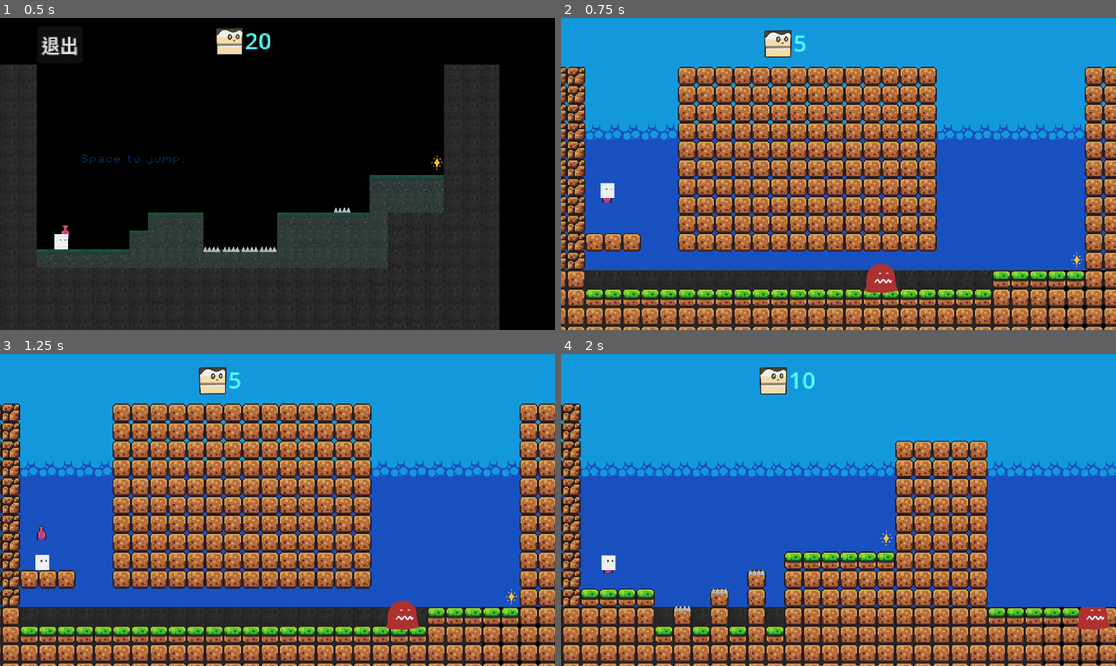
Above: before the commit, frames 1-4 (two rows, left to right).
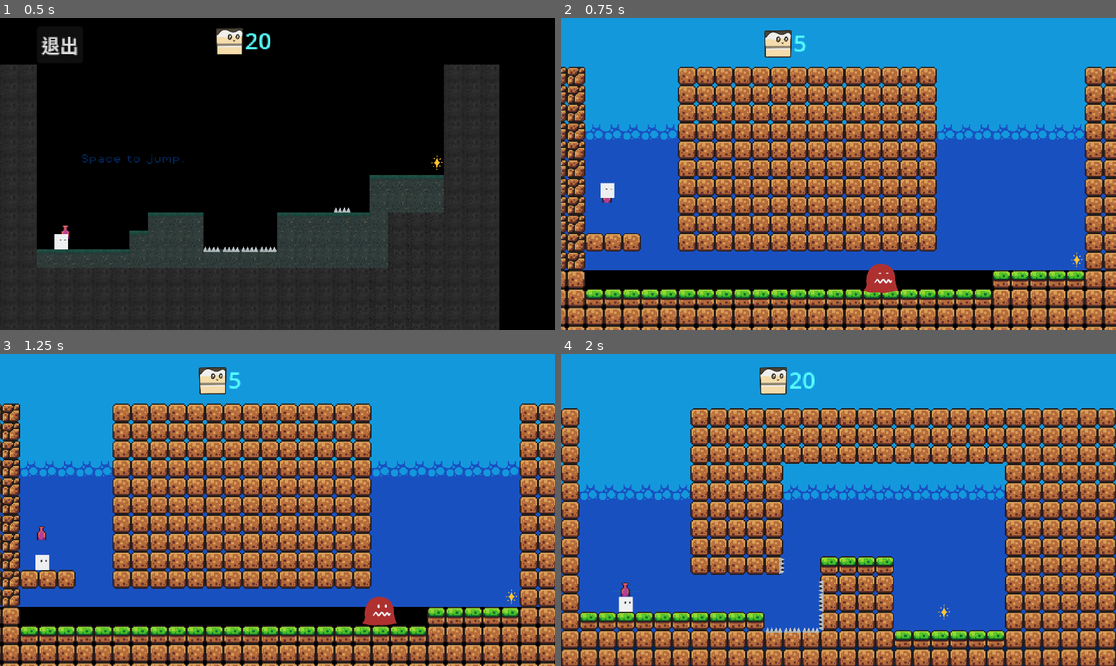
Above: after the commit, the same moments.

Repository: zilongshanren/DieForLiving
Game: Godot game, scene res://scenes/game.tscn
The game is run twice, just before and just after one commit, with the same random seed, the same clock (stepped at 60 frames per second) and the same inputs.
Inputs:
- Up to frame 1 (0.5 s): no input
- Up to frame 2 (0.75 s): hold Right (move_right) from 0.53 s (still down); tap N (next_level) at 0.6 s
- Up to frame 3 (1.25 s): keep holding Right (move_right); tap Space (jump) at 0.77 s; tap P (prev_level) at 0.8 s
- Up to frame 4 (2 s): keep holding Right (move_right); tap P (prev_level) at 1.35 s; tap Space (jump) at 1.52 s; tap N (next_level) at 1.55 s

Frame 1 is identical in both runs. In frame 2, 4.6% of the frame differs, in the area x 0-88%, y 80-100%; in frame 3, 5.2%; in frame 4, 60%, in the area x 0-100%, y 5-100%.

Commit message:
add R/N/P

Diff:
--- a/scenes/game.tscn
+++ b/scenes/game.tscn
@@ -2,8 +2,8 @@
 
 [ext_resource type="Script" path="res://scripts/game_manager.gd" id="1_l4ihi"]
 [ext_resource type="PackedScene" uid="uid://dqnaqj8yb6hwd" path="res://scenes/player.tscn" id="1_rbmkf"]
-[ext_resource type="PackedScene" uid="uid://lpbd18s1cspv" path="res://levels/level_1.tscn" id="2_f1crs"]
 [ext_resource type="FontFile" uid="uid://c53kogtyjwsss" path="res://assets/fonts/PixelOperator8-Bold.ttf" id="2_nlliu"]
+[ext_resource type="PackedScene" uid="uid://dh882arngwjvh" path="res://levels/level_2.tscn" id="3_35axh"]
 [ext_resource type="PackedScene" uid="uid://gd1kqm7c8tvb" path="res://levels/level_3.tscn" id="4_617q7"]
 [ext_resource type="PackedScene" uid="uid://dtrbka1ef726o" path="res://scenes/killzone.tscn" id="5_x8euu"]
 [ext_resource type="PackedScene" uid="uid://csxp83hs504if" path="res://levels/level_4.tscn" id="5_xksgu"]
@@ -23,7 +23,7 @@
 unique_name_in_owner = true
 script = ExtResource("1_l4ihi")
 total_time = 5
-all_levels = Array[PackedScene]([ExtResource("2_f1crs"), ExtResource("5_xksgu"), ExtResource("4_617q7"), ExtResource("5_xksgu")])
+all_levels = Array[PackedScene]([ExtResource("5_xksgu"), ExtResource("3_35axh"), ExtResource("4_617q7"), ExtResource("5_xksgu")])
 
 [node name="MenuButton" type="MenuButton" parent="GameManager"]
 offset_left = -173.0
--- a/scripts/game_manager.gd
+++ b/scripts/game_manager.gd
@@ -7,9 +7,9 @@
 
 var max_level_num = 20
 var score = 0
-var current_level = 0
+var current_level = -1
 var current_level_node;
-
+var current_level_time := 0
 
 @onready var score_label = $ScoreLabel
 @onready var game_timer  = $timer
@@ -21,6 +21,7 @@
 		if (level1):
 			total_time = level1.total_time
 	game_timer.update_ui()
+	# go_to_next_level(false)
 
 func game_end():
 	score_label.text = "Game End!"
@@ -39,16 +40,16 @@
 	return all_levels[index]
 
 func free_previous_levels():
-	var last_level = get_node("*Level*")
+	var last_level = get_node("/root/Level")
 	if (last_level):
-		last_level.queue_free()
+		last_level.free()
 
-	# for i in max_level_num:
-	# 	last_level = get_node("/root/Level" + str(i))
-	# 	if (last_level):
-	# 		last_level.queue_free()
+	for i in max_level_num:
+		last_level = get_node("/root/Level" + str(i))
+		if (last_level):
+			last_level.free()
 
-func go_to_prev_level():
+func go_to_prev_level(is_new_game):
 	game_timer.stop_timer()
 	current_level -=1
 	if (current_level <= 0):
@@ -57,33 +58,46 @@
 	free_previous_levels()
 
 	var level = get_level(current_level)
-	load_level(level)
+	load_level(level, is_new_game)
 
-func go_to_next_level():
+func go_to_next_level(is_new_game):
 	game_timer.stop_timer()
 	current_level +=1
 	if (current_level > all_levels.size()):
 		current_level = all_levels.size() - 1
+
 	free_previous_levels()
 
 	var level = get_level(current_level)
-	load_level(level)
+	load_level(level, is_new_game)
 
 func new_game():
 	limitless_dead = true
+	total_time = current_level_time
 	get_tree().call_group("bodies", "queue_free")
 	game_timer.stop_timer()
 	game_timer.update_ui()
 	player.reset()
+	var current_scene = get_tree().current_scene
+	if (current_scene):
+		var born_point = current_scene.get_node("BornPoint")
+		if (born_point):
+			born_point.player_spawn(player)
 
-func load_level(level):
-
+func load_level(level, is_new_game):
 	# Instance the new scene.
 	var current_scene = level.instantiate()
 
+
 	# var script = current_scene.get_script()
 	total_time = current_scene.total_time;
-	new_game()
+	current_level_time = total_time
+
+	print("time = " + str(current_level_time))
+
+	if (is_new_game):
+		new_game()
+
 	var born_point = current_scene.get_node("BornPoint")
 	born_point.player_spawn(player)
 
@@ -97,7 +111,7 @@
 func _exit_button_pressed():
 	print("press exit button")
 
-func _input(event: InputEvent) -> void:
+func _input(_event: InputEvent) -> void:
 	if Input.is_action_just_released(("retry")):
 		print("Retry")
 		new_game()
@@ -105,7 +119,8 @@
 
 	if Input.is_action_just_released(("next_level")):
 		print("next level")
-		go_to_next_level()
+		go_to_next_level(true)
 
 	if Input.is_action_just_pressed(("prev_level")):
 		print("prev level")
+		go_to_prev_level(true)
--- a/scripts/player.gd
+++ b/scripts/player.gd
@@ -34,6 +34,8 @@
 	game_manager.game_end()
 
 func reset():
+	visible = true
+	is_dead = false
 	is_moving = false
 	is_jumping = false
 	velocity.x = 0
Not shown, added: assets/sprites/.DS_Store
